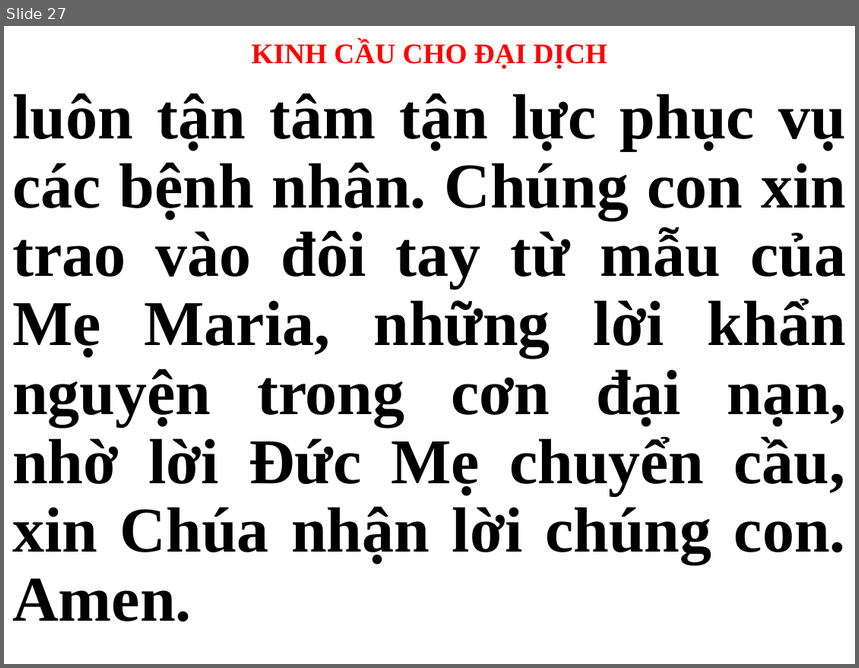
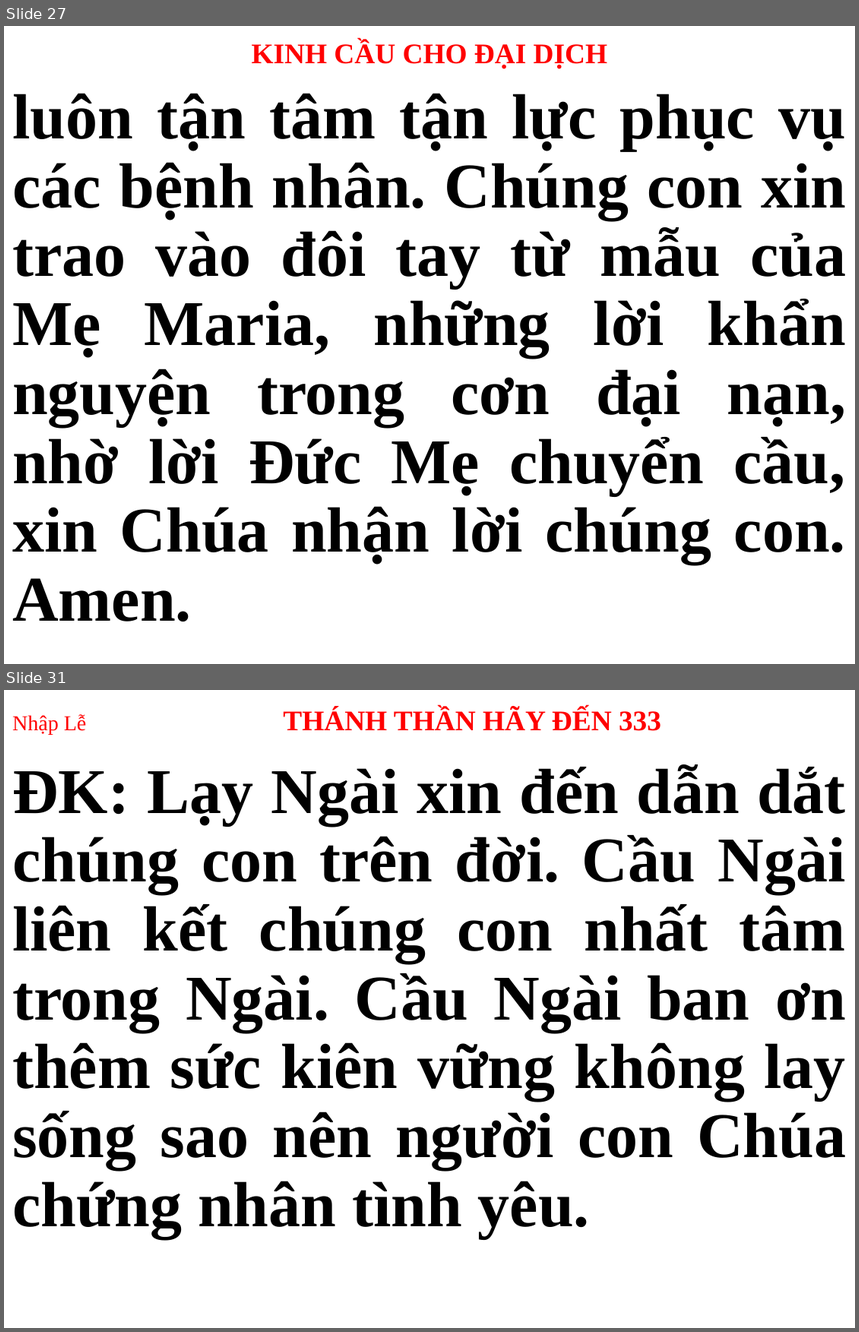
Before and after one commit to peteranh99/usb-songs, a slide deck: CN.pptx. Shown one above the other, each under a label of ours: slide 27 before the commit, slides 27 and 31 after it; the slides between them are not shown. The pictures are 859x668 and 859x1332 pixels, drawn with LibreOffice and Linux fonts; fonts in the diff are those of the drawing. Boxes give left, top, right and bottom in pixels: in the first picture for what was removed or moved away, otherwise in the second. Text is boxed around its words. In the diff, an @@ line names an element or a change of style, - is before the commit and + after.

```diff
--- a/CN.pptx
+++ b/CN.pptx
@@ slide 31 added at bbox=[4, 690, 855, 1328], background #FFFFFF @@
@@ title added at bbox=[12, 708, 661, 734], 24 pt, text #FF0000, bold @@
+Nhập Lễ THÁNH THẦN HÃY ĐẾN 333
@@ subtitle added at bbox=[12, 764, 846, 1239], 54 pt, text #000000, bold @@
+ĐK: Lạy Ngài xin đến dẫn dắt chúng con trên đời. Cầu Ngài liên kết chúng con nhất tâm trong Ngài. Cầu Ngài ban ơn thêm sức kiên vững không lay sống sao nên người con Chúa chứng nhân tình yêu.
```
Also in this commit, not shown: 28 other slides changed, 52 other slides added, 39 slides removed, 2 other files.
